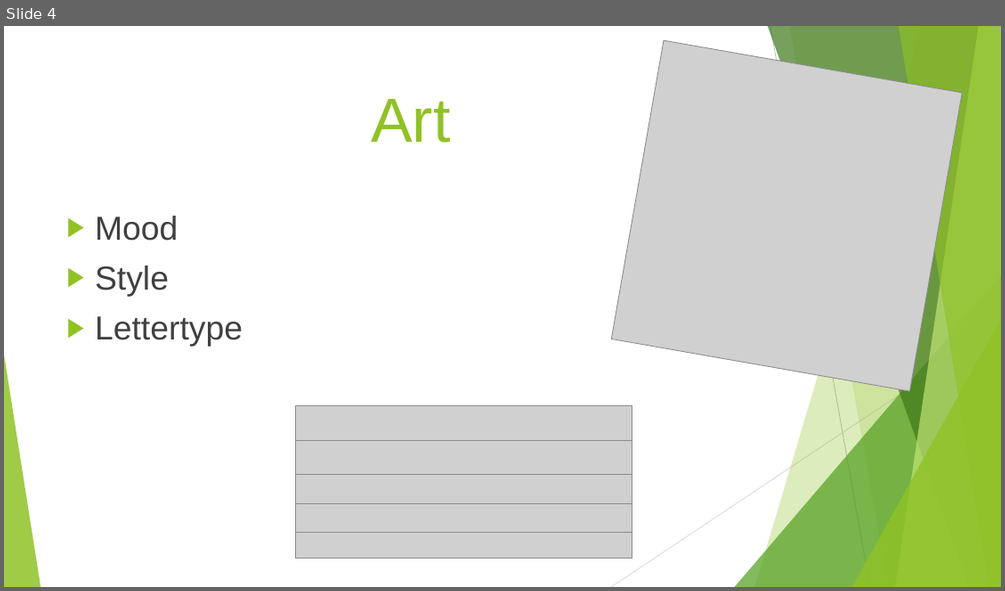
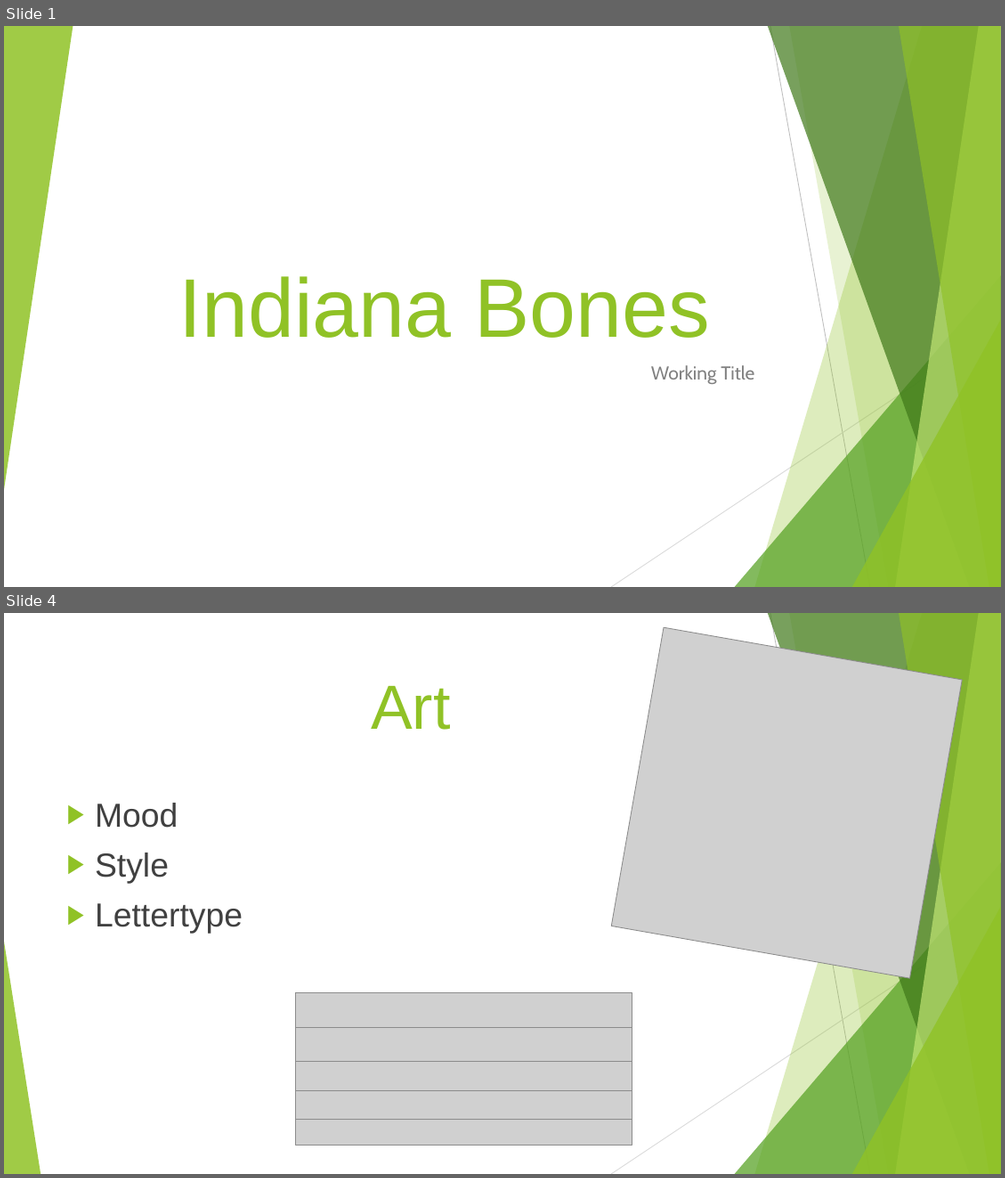
Before and after one commit to PeterBosDeltion/IndianaBonesRepo, a slide deck: IndianaBones.pptx. Shown one above the other, each under a label of ours: slide 4 before the commit, slides 1 and 4 after it; the slides between them are not shown. The pictures are 1005x591 and 1005x1178 pixels, drawn with LibreOffice and Linux fonts; fonts in the diff are those of the drawing; grey boxes stand for pictures. Boxes give left, top, right and bottom in pixels: in the first picture for what was removed or moved away, otherwise in the second. Text is boxed around its words. In the diff, an @@ line names an element or a change of style, - is before the commit and + after.

```diff
--- a/IndianaBones.pptx
+++ b/IndianaBones.pptx
@@ slide 1 added at [4,26,1001,587], background #FFFFFF; not listed: 9 template elements that a slide beside it also shows @@
@@ triangle added at [4,26,73,490], fill #90C226 at 85% opacity @@
@@ title added at [179,276,710,338], 80 pt, text #90C226 @@
+Indiana Bones
@@ subtitle added at [651,365,754,384], 18 pt, text #808080 @@
+Working Title
```
Also in this commit, not shown: 5 slides changed, 1 slide removed.
